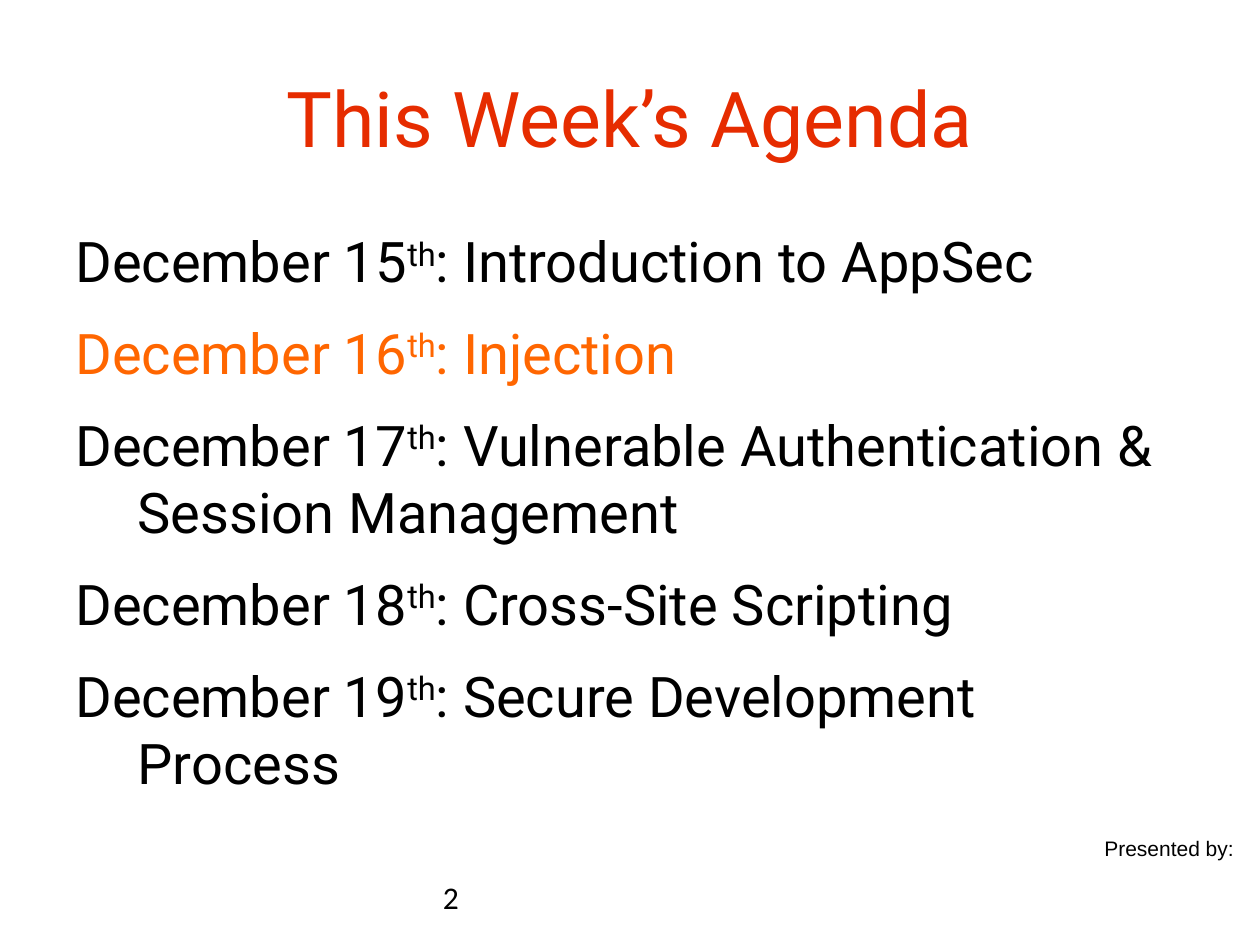
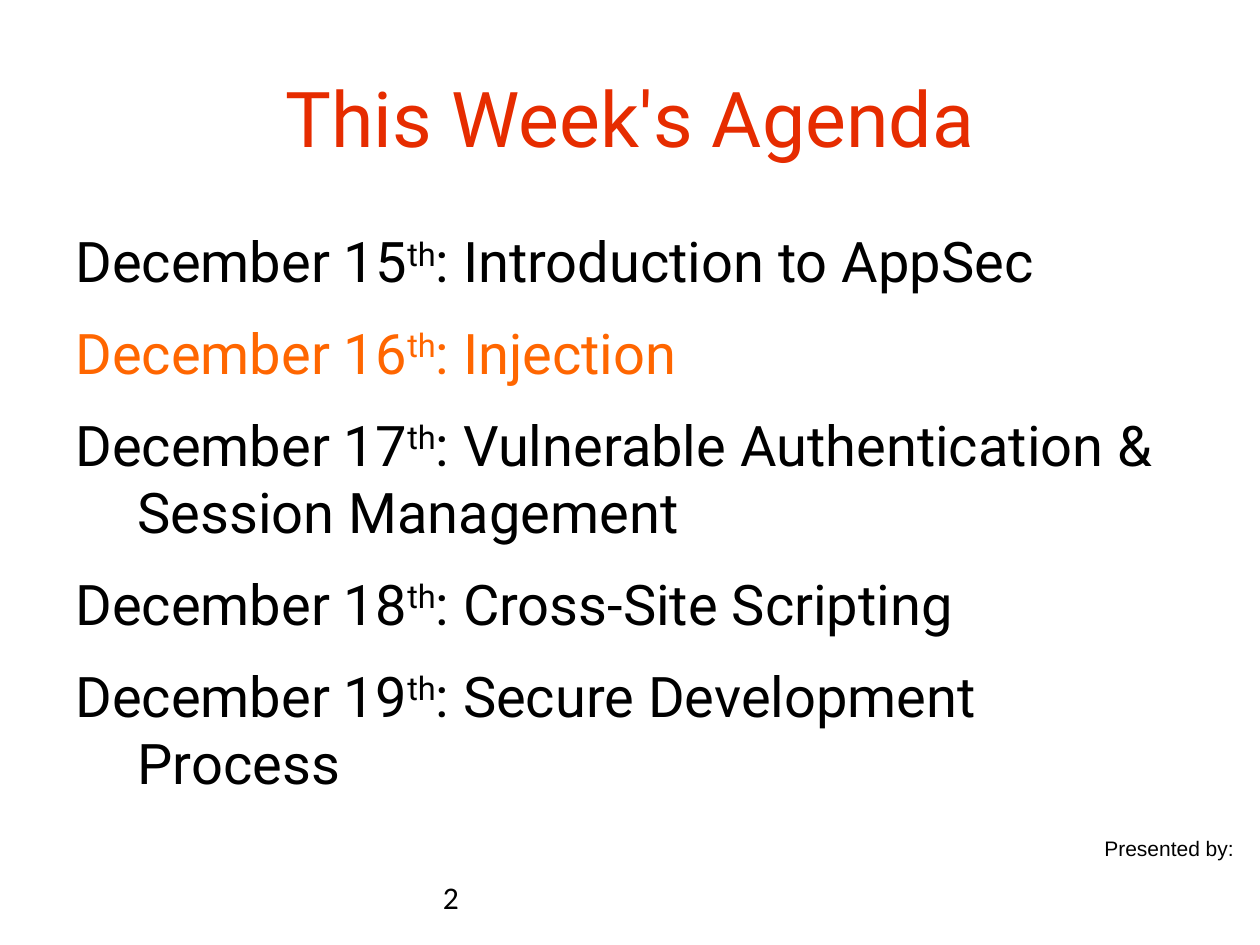
Before and after one commit to danielsomerfield/app-sec-presentation, a slide deck: slide 2 of AppSec Presentation Deck Day 2.ppt. Drawn at 1260x945 pixels with LibreOffice and Linux fonts; fonts in the diff are those of the drawing; background and template pictures are left out. Boxes give left, top, right and bottom in pixels: in the first picture for what was removed or moved away, otherwise in the second. Text is boxed around its words. In the diff, an @@ line names an element or a change of style, - is before the commit and + after.

```diff
--- a/AppSec Presentation Deck Day 2.ppt
+++ b/AppSec Presentation Deck Day 2.ppt
@@ title at [286,89,974,163]: text changed @@
-This Week’s Agenda
+This Week's Agenda
```
Also in this commit, not shown: 7 other slides changed, 3 slides added, 2 other files.
